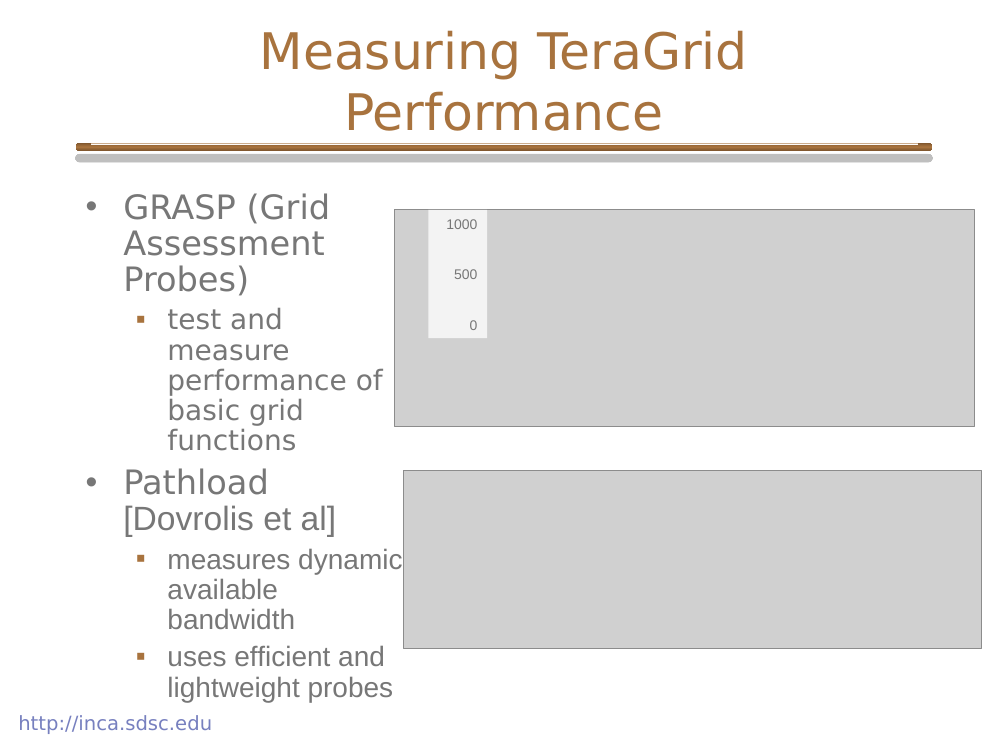
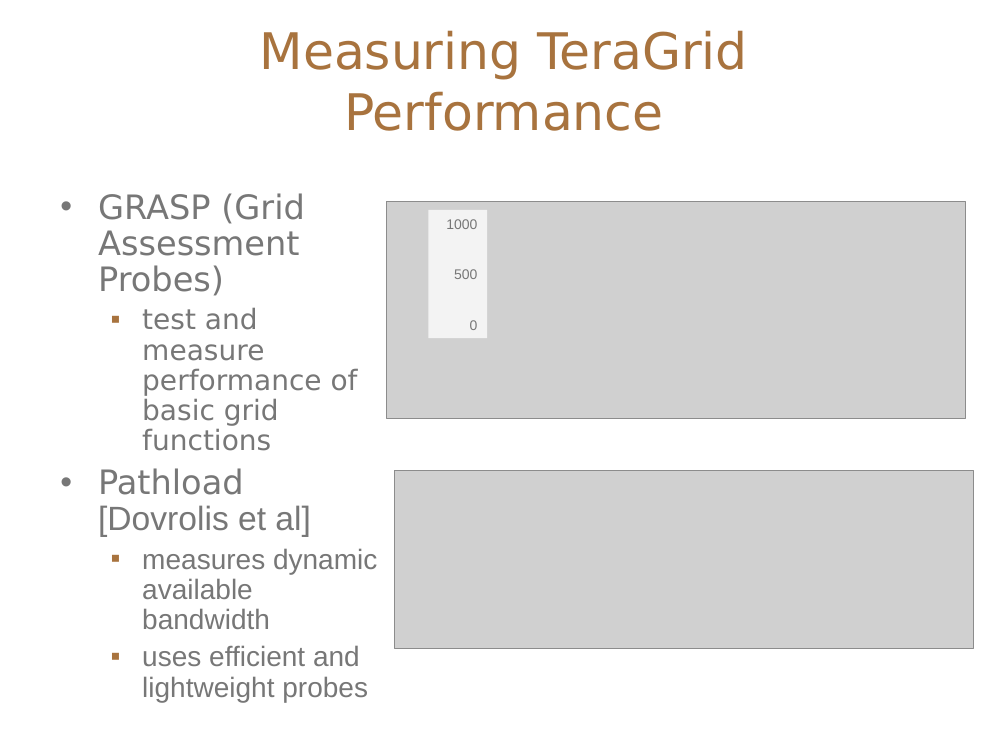
Before and after one commit to IncaProject/inca-xsede, a slide deck: slide 18 of talks/inca_GPW_06-2005.ppt. Drawn at 1008x756 pixels with LibreOffice and Linux fonts; fonts in the diff are those of the drawing; grey boxes stand for pictures; background and template pictures are left out. Boxes give left, top, right and bottom in pixels: in the first picture for what was removed or moved away, otherwise in the second. Text is boxed around its words. In the diff, an @@ line names an element or a change of style, - is before the commit and + after.

```diff
--- a/talks/inca_GPW_06-2005.ppt
+++ b/talks/inca_GPW_06-2005.ppt
@@ rounded rectangle removed at (76, 143, 932, 151) @@
@@ rounded rectangle removed at (92, 143, 918, 144) @@
@@ text "GRASP (Grid Assessment Probes)": place and size @@
-text "GRASP (Grid Assessment Probes)" at (123, 193, 402, 702)
+text "GRASP (Grid Assessment Probes)" at (98, 193, 377, 702)
@@ picture: place and size @@
-picture at (395, 210, 975, 426)
+picture at (386, 202, 966, 418)
@@ picture: place and size @@
-picture at (403, 471, 982, 649)
+picture at (395, 471, 974, 649)
@@ text removed at (18, 715, 212, 734) @@
-http://inca.sdsc.edu
```
Also in this commit, not shown: 1 other slide changed, 2 slides added.
